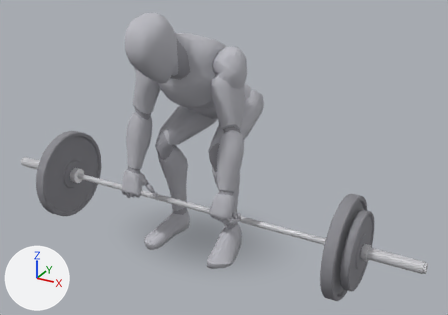
What one commit did to the glTF model app/src/main/assets/mannequins/deadlift.glb.
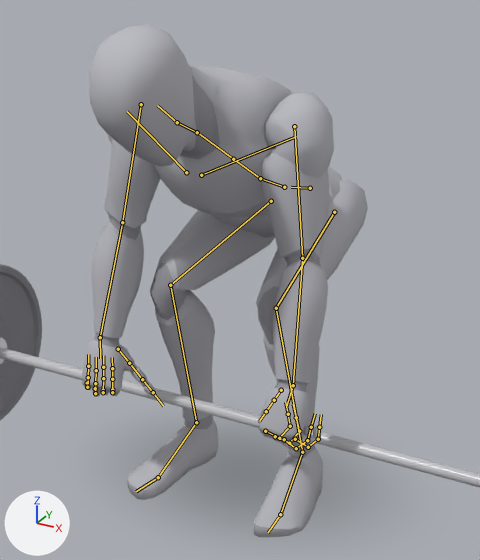
Each version is shown whole from a 50 mm lens placed at (1.384, -2.316, 1.615), pointed at (0.127, -0.032, 0.472), then close up on the part from 18% to 71% of the width and 0% to 89% of the height. Every picture has the same lights, and +X, +Y and +Z are marked at lower left. The last two pictures show the newer version. Both versions are drawn at frame 24 of the action 'lowering'; the numbers are the values there. The bones that change, and the others that lie on the model, are drawn over the model as lines in the close-ups.

Objects in the first close-up: 'barbell_0', 'barbell_4', 'body', 'body_1' and 1 more.
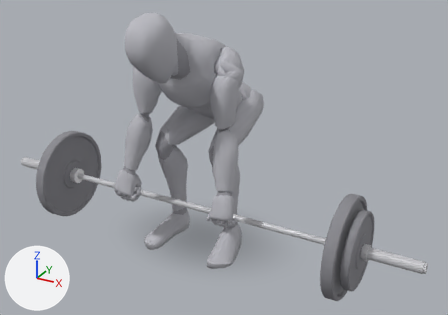
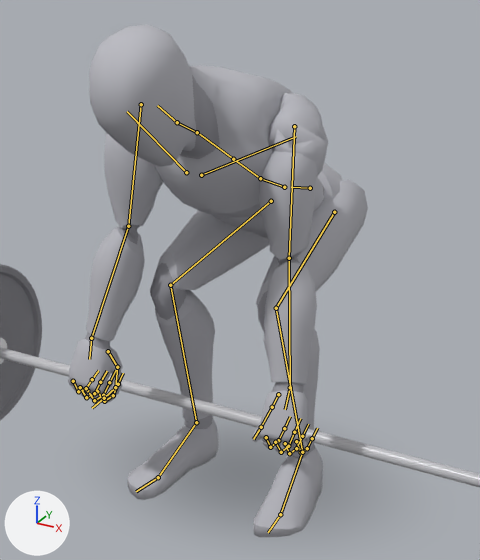
What differs and where, as boxes (x1, y1, x2, y2) in the close-ups (480 x 560 px):
'body', posed
    before: (82, 25, 368, 537)
    after: (69, 25, 368, 537)
'body_1', posed (7% wider)
    before: (82, 75, 321, 458)
    after: (68, 75, 324, 458)
bone 'upperarm_l', root to tip
    before: (294, 126) to (302, 258)
    after: (294, 126) to (289, 258)
bone 'lowerarm_l', root to tip
    before: (302, 258) to (293, 385)
    after: (289, 258) to (290, 387)
bone 'index_01_l', root to tip
    before: (265, 431) to (279, 438)
    after: (266, 437) to (270, 447)
bone 'index_02_l', root to tip
    before: (279, 438) to (290, 426)
    after: (270, 447) to (278, 440)
bone 'index_03_l', root to tip
    before: (290, 426) to (288, 414)
    after: (278, 440) to (284, 428)
bone 'middle_01_l', root to tip
    before: (275, 436) to (289, 443)
    after: (275, 442) to (281, 452)
bone 'middle_02_l', root to tip
    before: (289, 443) to (299, 431)
    after: (281, 452) to (288, 446)
bone 'middle_03_l', root to tip
    before: (299, 431) to (296, 417)
    after: (288, 446) to (294, 432)
bone 'pinky_01_l', root to tip
    before: (295, 439) to (308, 447)
    after: (296, 441) to (301, 452)
bone 'pinky_02_l', root to tip
    before: (308, 447) to (318, 439)
    after: (301, 452) to (307, 448)
bone 'pinky_03_l', root to tip
    before: (318, 439) to (319, 427)
    after: (307, 448) to (312, 438)
bone 'ring_01_l', root to tip
    before: (284, 439) to (296, 448)
    after: (285, 443) to (289, 453)
bone 'ring_02_l', root to tip
    before: (296, 448) to (307, 440)
    after: (289, 453) to (296, 448)
bone 'ring_03_l', root to tip
    before: (307, 440) to (311, 427)
    after: (296, 448) to (302, 436)
bone 'thumb_02_l', root to tip
    before: (274, 400) to (266, 411)
    after: (272, 407) to (261, 427)
bone 'thumb_03_l', root to tip
    before: (266, 411) to (259, 421)
    after: (261, 427) to (253, 439)
bone 'upperarm_r', root to tip
    before: (141, 104) to (122, 222)
    after: (141, 104) to (128, 226)
bone 'lowerarm_r', root to tip
    before: (122, 222) to (100, 337)
    after: (128, 226) to (91, 338)
bone 'index_01_r', root to tip
    before: (112, 389) to (112, 392)
    after: (97, 391) to (104, 401)
bone 'index_02_r', root to tip
    before: (112, 392) to (112, 379)
    after: (104, 401) to (113, 395)
bone 'index_03_r', root to tip
    before: (112, 379) to (112, 368)
    after: (113, 395) to (118, 384)
bone 'middle_01_r', root to tip
    before: (103, 390) to (103, 392)
    after: (87, 390) to (94, 400)
bone 'middle_02_r', root to tip
    before: (103, 392) to (103, 378)
    after: (94, 400) to (103, 395)
bone 'middle_03_r', root to tip
    before: (103, 378) to (103, 367)
    after: (103, 395) to (109, 382)
bone 'pinky_01_r', root to tip
    before: (87, 383) to (87, 387)
    after: (73, 381) to (78, 391)
bone 'pinky_02_r', root to tip
    before: (87, 387) to (88, 377)
    after: (78, 391) to (86, 388)
bone 'pinky_03_r', root to tip
    before: (88, 377) to (88, 366)
    after: (86, 388) to (92, 379)
bone 'ring_01_r', root to tip
    before: (95, 388) to (95, 393)
    after: (80, 387) to (86, 397)
bone 'ring_02_r', root to tip
    before: (95, 393) to (95, 383)
    after: (86, 397) to (94, 393)
bone 'ring_03_r', root to tip
    before: (95, 383) to (96, 370)
    after: (94, 393) to (100, 382)
bone 'thumb_02_r', root to tip
    before: (129, 363) to (142, 379)
    after: (117, 367) to (115, 387)
bone 'thumb_03_r', root to tip
    before: (142, 379) to (153, 392)
    after: (115, 387) to (104, 398)

What the commit changed:
Bone 'upperarm_l' (bone_upperarm_l) turns from (65, 2, -66) to (75, -15, -127) degrees about its own x, y and z.
Bone 'lowerarm_l' (bone_lowerarm_l) turns from (21, 66, 20) to (-17, 131, -13) degrees about its own x, y and z.
Bone 'index_01_l' (bone_index_01_l) turns from (56, 19, -36) to (52, 0, 0) degrees about its own x, y and z.
Bone 'index_02_l' (bone_index_02_l) turns from (60, 22, -38) to (56, 0, 0) degrees about its own x, y and z.
Bone 'index_03_l' (bone_index_03_l) turns from (45, 13, -30) to (41, 0, 0) degrees about its own x, y and z.
Bone 'middle_01_l' (bone_middle_01_l) turns from (56, 20, -36) to (52, 0, 0) degrees about its own x, y and z.
Bone 'middle_02_l' (bone_middle_02_l) turns from (60, 22, -38) to (55, 0, 0) degrees about its own x, y and z.
Bone 'middle_03_l' (bone_middle_03_l) turns from (45, 13, -30) to (41, 0, 0) degrees about its own x, y and z.
Bone 'pinky_01_l' (bone_pinky_01_l) turns from (51, 16, -33) to (48, 0, 0) degrees about its own x, y and z.
Bone 'pinky_02_l' (bone_pinky_02_l) turns from (54, 18, -35) to (52, 0, 0) degrees about its own x, y and z.
Bone 'pinky_03_l' (bone_pinky_03_l) turns from (41, 10, -27) to (38, 0, 0) degrees about its own x, y and z.
Bone 'ring_01_l' (bone_ring_01_l) turns from (49, 15, -32) to (50, 0, 0) degrees about its own x, y and z.
Bone 'ring_02_l' (bone_ring_02_l) turns from (52, 17, -34) to (54, 0, 0) degrees about its own x, y and z.
Bone 'ring_03_l' (bone_ring_03_l) turns from (39, 10, -26) to (39, 0, 0) degrees about its own x, y and z.
Bone 'thumb_02_l' (bone_thumb_02_l) turns from (0, 0, 0) to (6, 4, -44) degrees about its own x, y and z.
Bone 'thumb_03_l' (bone_thumb_03_l) turns from (0, 0, 0) to (6, 4, -44) degrees about its own x, y and z.
Bone 'upperarm_r' (bone_upperarm_r) turns from (65, -2, 66) to (75, 15, 127) degrees about its own x, y and z.
Bone 'lowerarm_r' (bone_lowerarm_r) turns from (21, -66, -20) to (-17, -131, 13) degrees about its own x, y and z.
Bone 'index_01_r' (bone_index_01_r) turns from (56, -19, 36) to (52, 0, 0) degrees about its own x, y and z.
Bone 'index_02_r' (bone_index_02_r) turns from (60, -22, 38) to (56, 0, 0) degrees about its own x, y and z.
Bone 'index_03_r' (bone_index_03_r) turns from (45, -13, 30) to (41, 0, 0) degrees about its own x, y and z.
Bone 'middle_01_r' (bone_middle_01_r) turns from (56, -20, 36) to (52, 0, 0) degrees about its own x, y and z.
Bone 'middle_02_r' (bone_middle_02_r) turns from (60, -22, 38) to (55, 0, 0) degrees about its own x, y and z.
Bone 'middle_03_r' (bone_middle_03_r) turns from (45, -13, 30) to (41, 0, 0) degrees about its own x, y and z.
Bone 'pinky_01_r' (bone_pinky_01_r) turns from (51, -16, 33) to (48, 0, 0) degrees about its own x, y and z.
Bone 'pinky_02_r' (bone_pinky_02_r) turns from (54, -18, 35) to (52, 0, 0) degrees about its own x, y and z.
Bone 'pinky_03_r' (bone_pinky_03_r) turns from (41, -10, 27) to (38, 0, 0) degrees about its own x, y and z.
Bone 'ring_01_r' (bone_ring_01_r) turns from (49, -15, 32) to (50, 0, 0) degrees about its own x, y and z.
Bone 'ring_02_r' (bone_ring_02_r) turns from (52, -17, 34) to (54, 0, 0) degrees about its own x, y and z.
Bone 'ring_03_r' (bone_ring_03_r) turns from (39, -10, 26) to (39, 0, 0) degrees about its own x, y and z.
Bone 'thumb_02_r' (bone_thumb_02_r) turns from (0, 0, 0) to (6, -4, 44) degrees about its own x, y and z.
Bone 'thumb_03_r' (bone_thumb_03_r) turns from (0, 0, 0) to (6, -4, 44) degrees about its own x, y and z.
